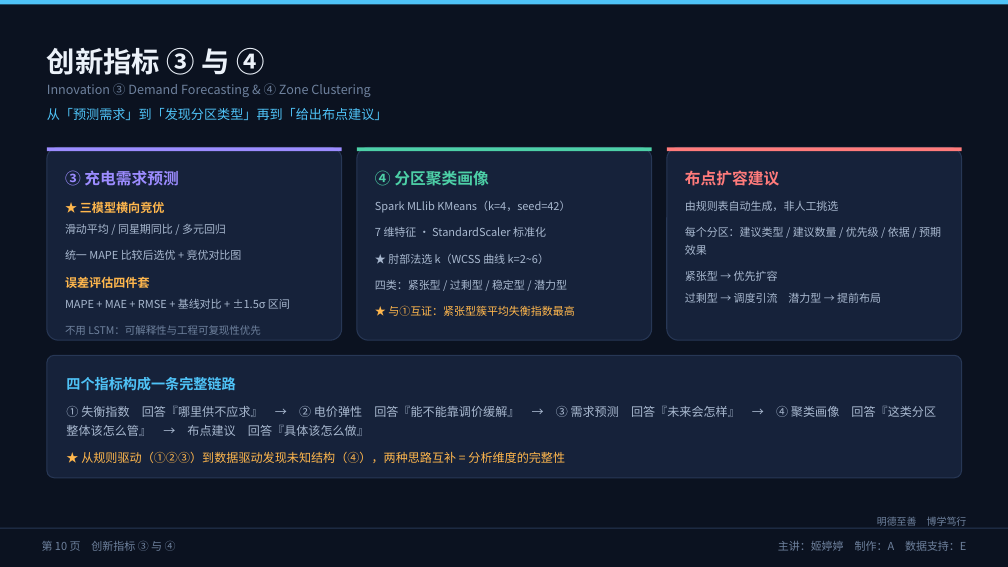
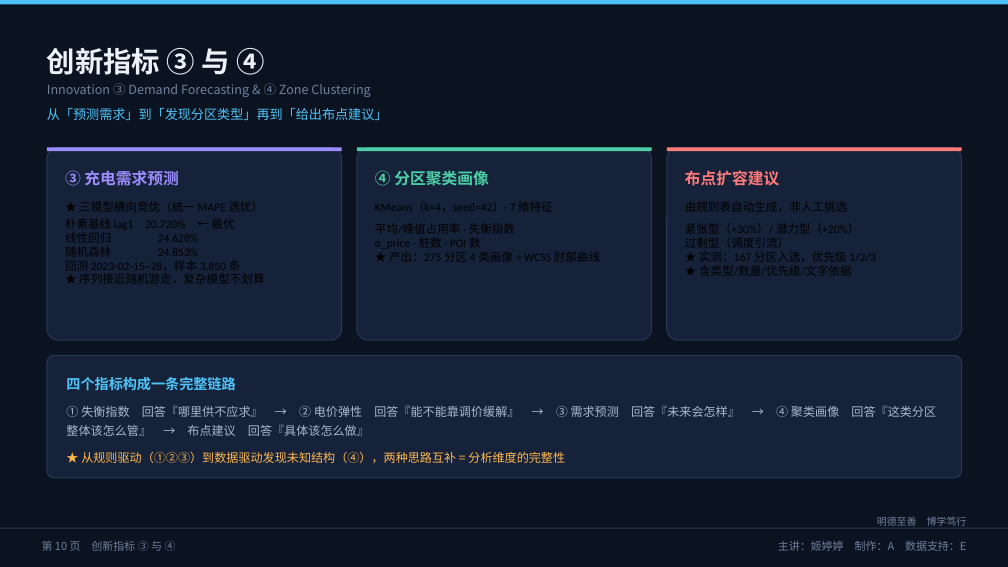
Before and after one commit to pengzhongyan01/urbanev-charge-analysis, a slide deck: slide 10 of docs/ppt/第02组_城市充电桩数据分析系统_答辩PPT.pptx. Drawn at 1008x567 pixels with LibreOffice and Linux fonts; fonts in the diff are those of the drawing. Boxes give left, top, right and bottom in pixels: in the first picture for what was removed or moved away, otherwise in the second. Text is boxed around its words. In the diff, an @@ line names an element or a change of style, - is before the commit and + after.

Commit message:
[A] 图表/大屏/PPT贴图/Word报告全套产出
图表（16 张，全部由真实 ADS 数据生成，≥2200px）
- 10 张核心图表（7 种图形类型）：深圳275分区空间分布(散点+行政区轮廓)
  / 分区平均占用率TOP20(条形) / 24小时供需曲线(折线) / 供需失衡TOP20(柱状·按分区去重)
  / TOU与FLAT占用率对比(双折线) / 电价弹性散点 / 需求预测曲线 / 预测误差分布(直方)
  / 布点建议分布(环形) / 数据质量实测(堆叠柱)
- 4 张看板大屏 3200×1800：首页大屏 / 分区地图 / 供需失衡 / 布点建议
- 3 张结构图：系统E-R图 / Flume 12通道拓扑图 / 接口调用关系与缓存分层图
- 1 张用例图：3 类角色 + 14 个用例

PPT（15 页）
- 第5/8/11/12 页贴入真实图（占位框 + 说明文字一并清除）
- 第7/9/10 页填入 8 处实测数字（轮廓系数0.8132、TOU 31/FLAT 244、
  MAPE 20.720%、0.1574 小时/桩、+0.88 时/桩、167 分区建议）

Word 报告（5 份，每人一份）
- scripts/md_to_docx.py：Markdown → Word COM 转换，自动目录域(TOC)、
  宋体小四/黑体三号四号/1.5 倍行距/2 字符首行缩进/页眉页脚页码域
- 每份 180 页 / 51,494 字 / 252 KB

提交包重新组装：171 文件 / 20MB / 8 项验收全绿

踩过的坑
- pandas 3.0：mean(skipna) 返回 Series → 改 np.nanmean；MultiIndex 取列 → xs(level=)
- merge 键类型不一致 → 笛卡尔积 3.2 亿行 OOM → 改在矩阵上 argpartition 取 TOP-N
- Word COM：wdStyleHeading1=-2 故 Heading N=-1-N（原写 -2+N 算成 Normal）
- 命令行传中文参数乱码 → 临时文件用 ASCII 名
- 底图只有 9 个行政区 != 275 分区 → 改行政区轮廓 + 分区散点（依 A 岗《底图使用指引》）
- inf.csv 有 1 个分区经纬度为 (0,0) → 过滤并在图上注明剔除数

```diff
--- a/docs/ppt/第02组_城市充电桩数据分析系统_答辩PPT.pptx
+++ b/docs/ppt/第02组_城市充电桩数据分析系统_答辩PPT.pptx
@@ text removed at <box>65,202,290,335</box> @@
-★ 三模型横向竞优
-滑动平均 / 同星期同比 / 多元回归
-统一 MAPE 比较后选优 + 竞优对比图
-误差评估四件套
-MAPE + MAE + RMSE + 基线对比 + ±1.5σ 区间
-不用 LSTM：可解释性与工程可复现性优先
@@ text removed at <box>375,201,574,316</box> @@
-Spark MLlib KMeans（k=4，seed=42）
-7 维特征 · StandardScaler 标准化
-★ 肘部法选 k（WCSS 曲线 k=2~6）
-四类：紧张型 / 过剩型 / 稳定型 / 潜力型
-★ 与①互证：紧张型簇平均失衡指数最高
@@ text removed at <box>685,201,941,303</box> @@
-由规则表自动生成，非人工挑选
-每个分区：建议类型 / 建议数量 / 优先级 / 依据 / 预期效果
-紧张型 → 优先扩容
-过剩型 → 调度引流 潜力型 → 提前布局
```
Also in this commit, not shown: 6 other slides changed, 47 other files.
